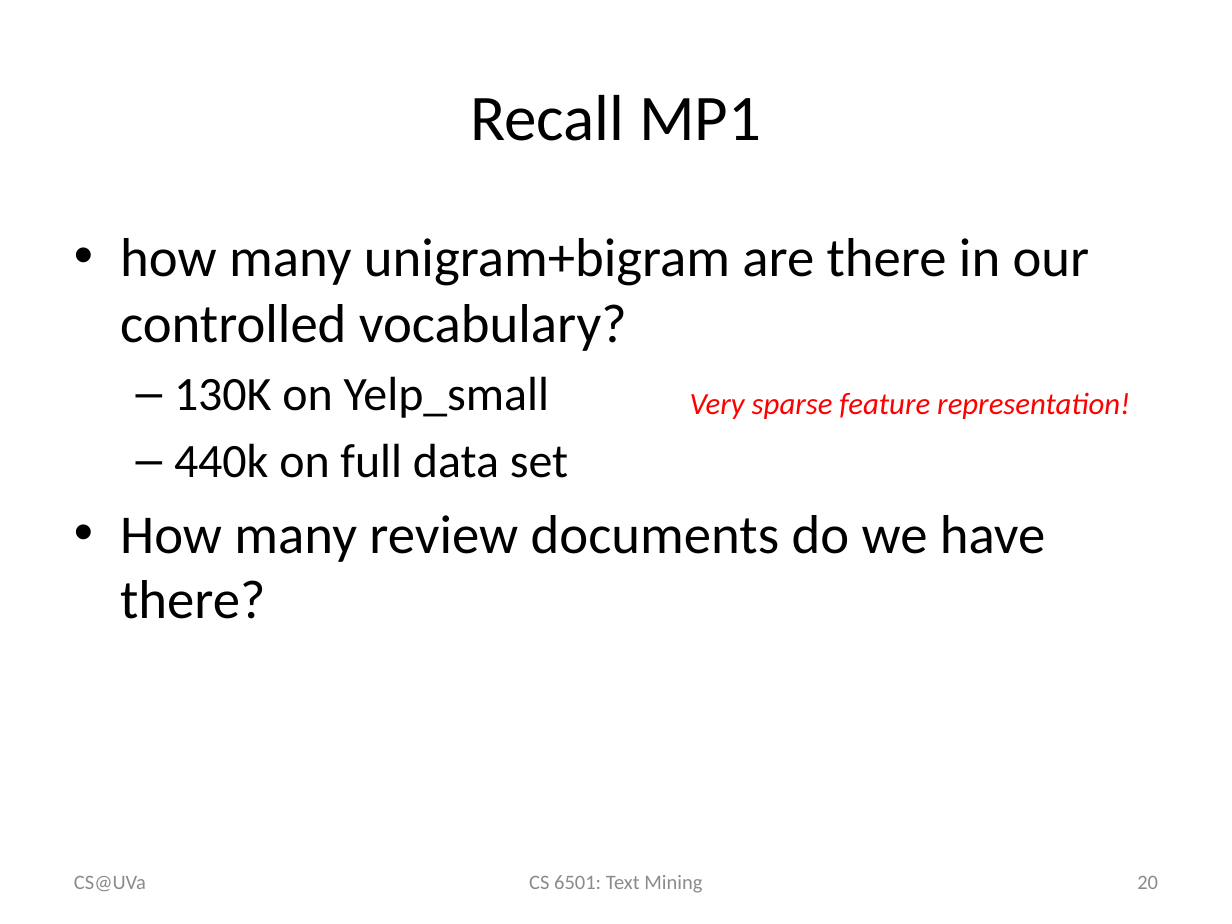
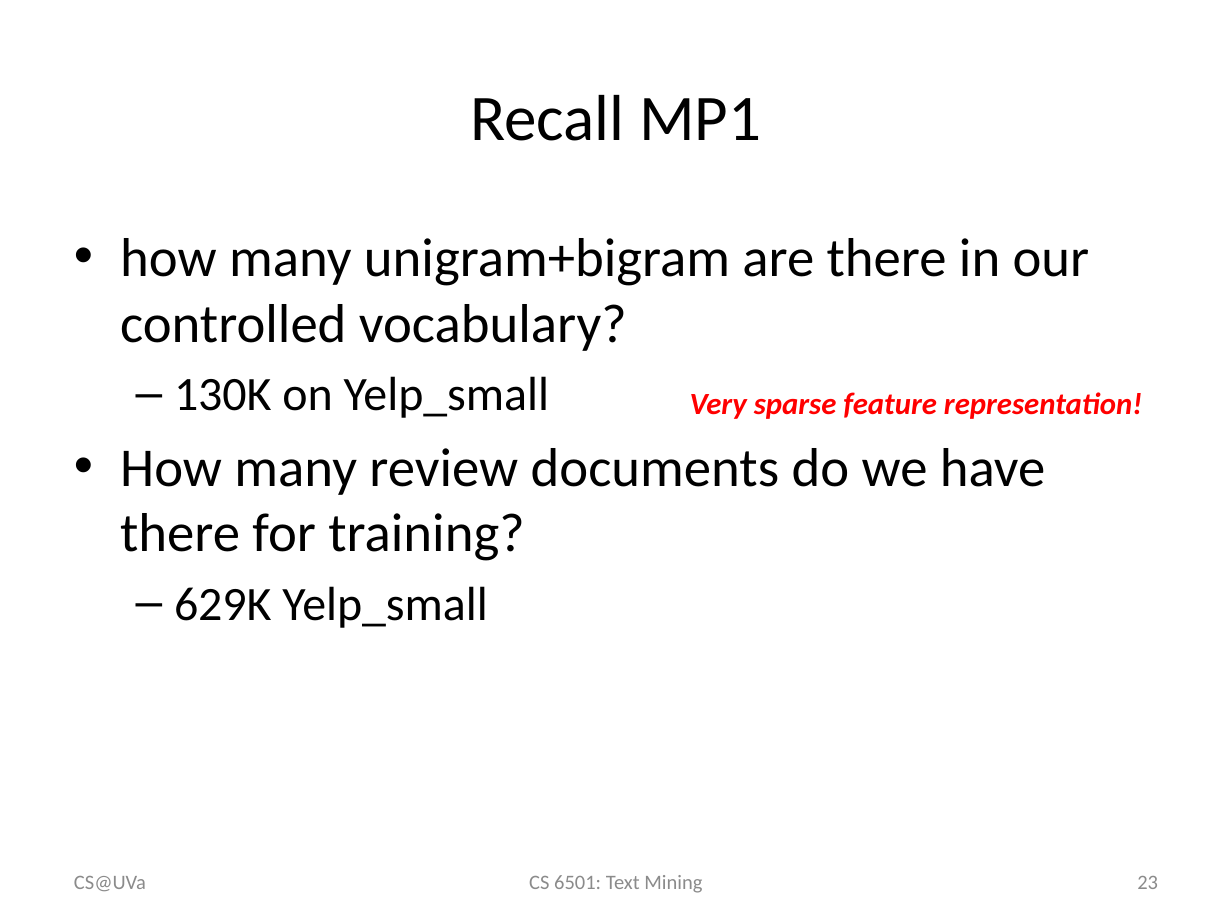
Before and after one commit to wang296/CS6501-Text-Mining, a slide deck: slide 23 of docs/TextCategorization.pptx (slide 20 before the commit). Drawn at 1232x924 pixels with LibreOffice and Linux fonts; fonts in the diff are those of the drawing. Boxes give left, top, right and bottom in pixels: in the first picture for what was removed or moved away, otherwise in the second. Text is boxed around its words. In the diff, an @@ line names an element or a change of style, - is before the commit and + after.

```diff
--- a/docs/TextCategorization.pptx
+++ b/docs/TextCategorization.pptx
@@ text "Very sparse feature representation!" at [690,392,1142,419]: bold on @@
@@ text at [120,448,1046,628]: text changed @@
-  – 440k on full data set
-• How many review documents do we have there?
+• How many review documents do we have there for training?
+  – 629K Yelp_small
@@ page number at [1137,876,1158,889]: text changed @@
-20
+23
```
Also in this commit, not shown: 9 other slides changed, 3 slides added, 3 other files.
